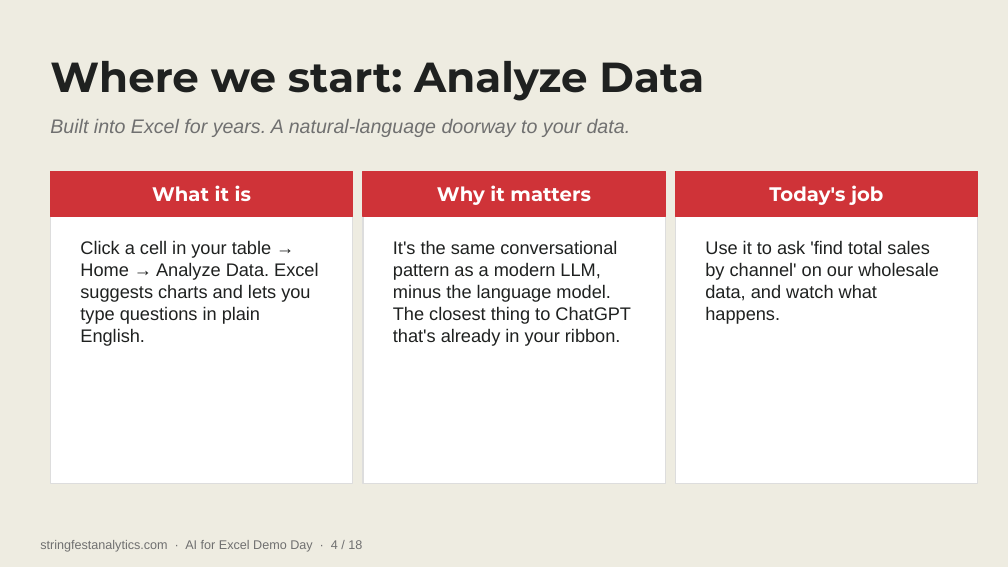
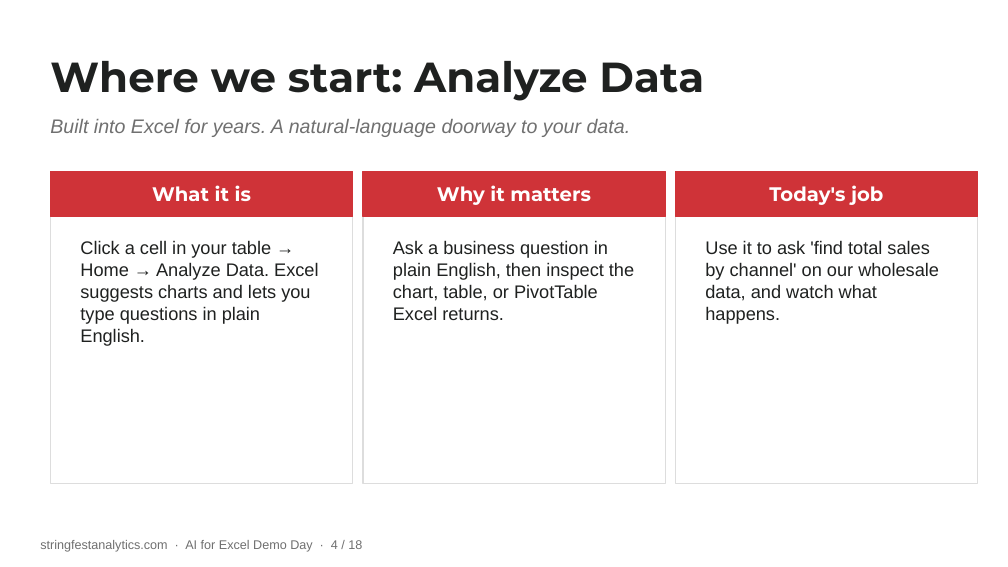
Before and after one commit to stringfestdata/ai-for-excel-demo-day, a slide deck: slide 4 of AI-for-Excel-Demo-Day.pptx. Drawn at 1008x567 pixels with LibreOffice and Linux fonts; fonts in the diff are those of the drawing. Boxes give left, top, right and bottom in pixels: in the first picture for what was removed or moved away, otherwise in the second. Text is boxed around its words. In the diff, an @@ line names an element or a change of style, - is before the commit and + after.

```diff
--- a/AI-for-Excel-Demo-Day.pptx
+++ b/AI-for-Excel-Demo-Day.pptx
@@ background #EEECE1 to #FFFFFF @@
@@ text at bbox=[393, 240, 634, 320]: text changed @@
-It's the same conversational pattern as a modern LLM, minus the language model. The closest thing to ChatGPT that's already in your ribbon.
+Ask a business question in plain English, then inspect the chart, table, or PivotTable Excel returns.
```
Also in this commit, not shown: 16 other slides changed, 1 slide added, 1 slide removed, 5 other files.
